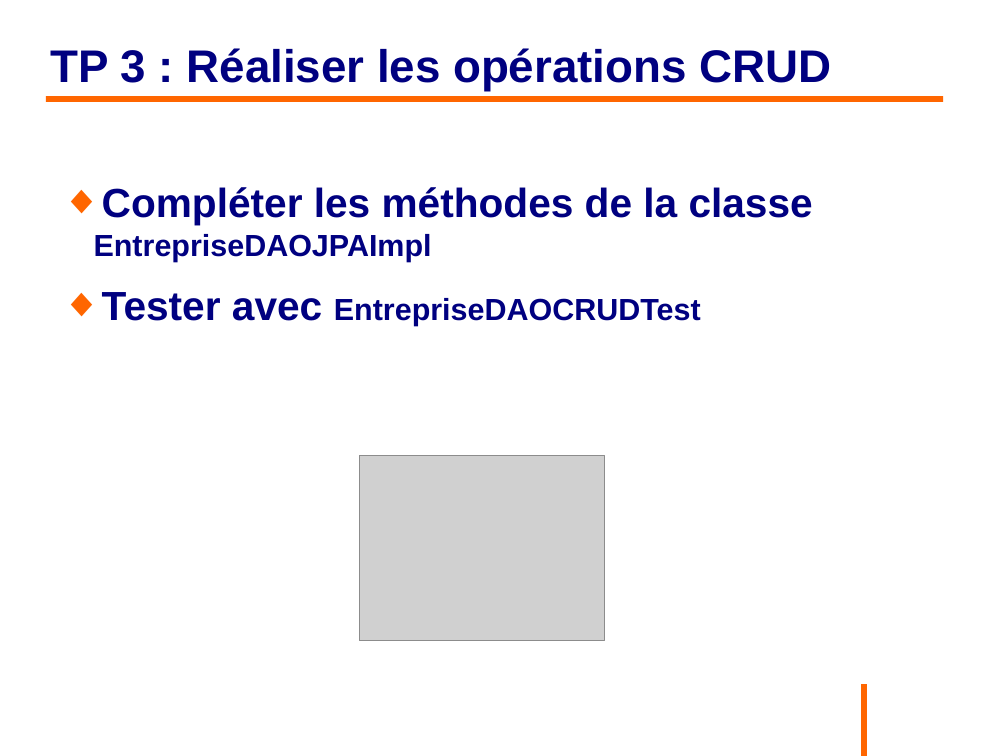
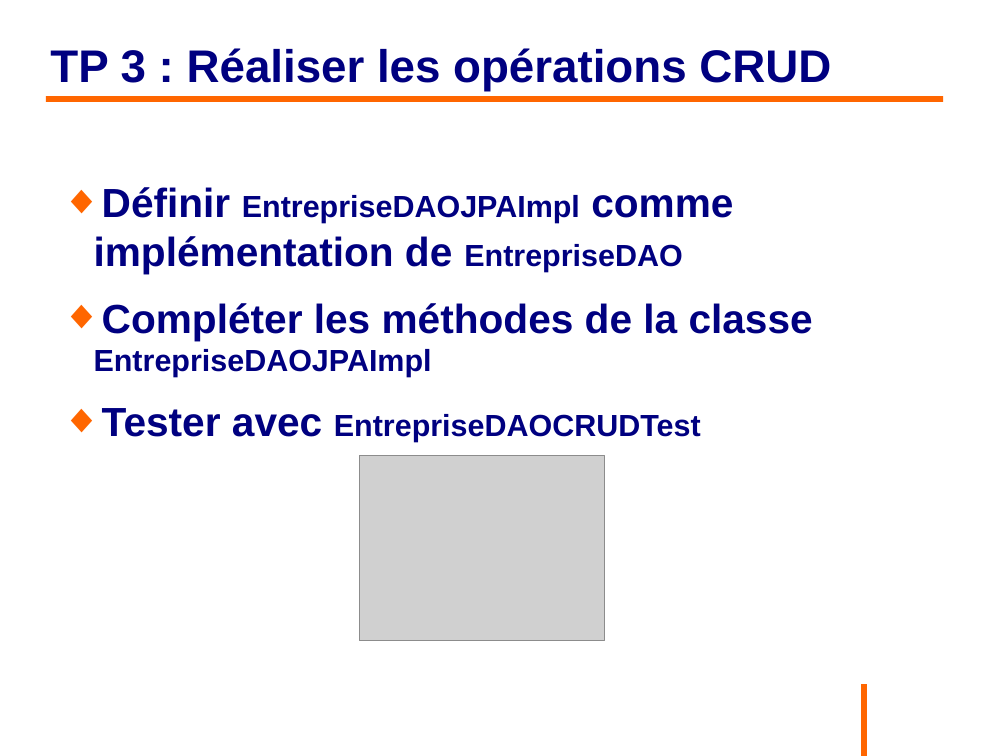
Before and after one commit to philphils/formation-hibernate-basique, a slide deck: slide 49 of Documentation/diapo_formation_hibernate.odp (slide 48 before the commit). Drawn at 1008x756 pixels with LibreOffice and Linux fonts; fonts in the diff are those of the drawing; grey boxes stand for pictures; background and template pictures are left out. Boxes give left, top, right and bottom in pixels: in the first picture for what was removed or moved away, otherwise in the second. Text is boxed around its words. In the diff, an @@ line names an element or a change of style, - is before the commit and + after.

```diff
--- a/Documentation/diapo_formation_hibernate.odp
+++ b/Documentation/diapo_formation_hibernate.odp
@@ text at box(94, 187, 733, 274): paragraph added @@
+◆ Définir EntrepriseDAOJPAImpl comme implémentation de EntrepriseDAO
```
Also in this commit, not shown: 25 other slides changed, 1 slide added.
